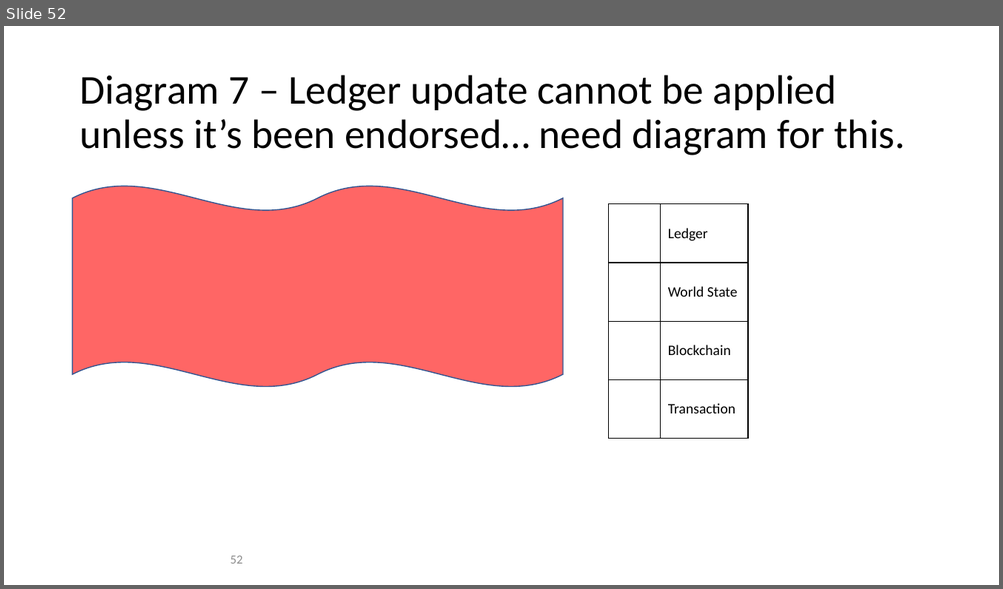
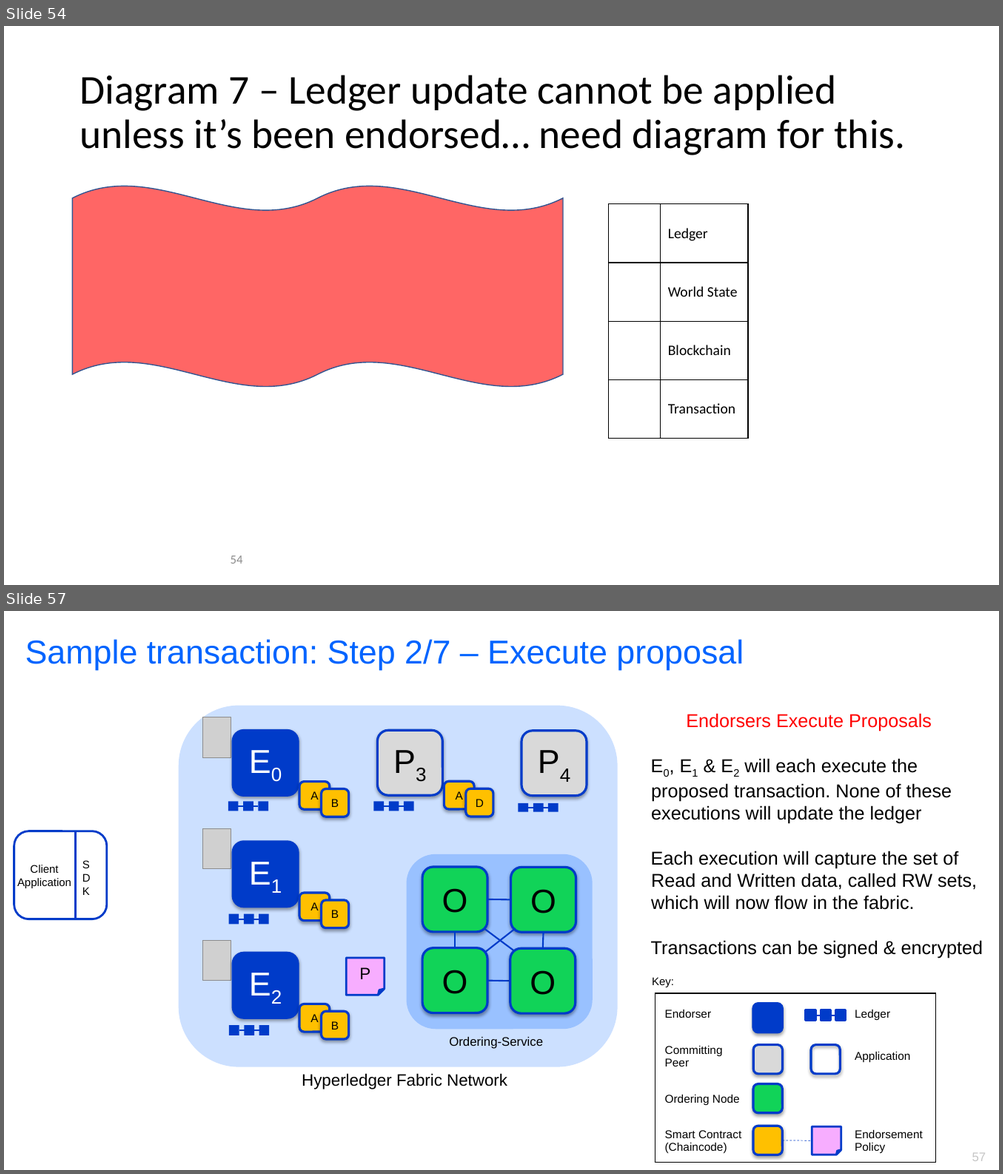
Before and after one commit to FabricTOC/FabricTOC, a slide deck: docs/OtherSourceMaterial/Diagrams.pptx. Shown one above the other, each under a label of ours: slide 52 before the commit, slides 54 and 57 after it; the slides between them are not shown. The pictures are 1003x589 and 1003x1174 pixels, drawn with LibreOffice and Linux fonts; fonts in the diff are those of the drawing; grey boxes stand for pictures; background and template pictures are left out. Boxes give left, top, right and bottom in pixels: in the first picture for what was removed or moved away, otherwise in the second. Text is boxed around its words. In the diff, an @@ line names an element or a change of style, - is before the commit and + after.

Commit message:
Peer updates

```diff
--- a/docs/OtherSourceMaterial/Diagrams.pptx
+++ b/docs/OtherSourceMaterial/Diagrams.pptx
@@ slide 57 added at <box>4,611,999,1170</box>, background #FFFFFF @@
@@ text added at <box>25,639,743,670</box>, 32 pt, text #0064FF @@
+Sample transaction: Step 2/7 – Execute proposal
@@ rounded rectangle added at <box>179,706,617,1068</box>, fill #CCE0FF @@
@@ picture added at <box>203,717,232,758</box> @@
@@ text added at <box>651,713,983,959</box>, 18 pt, text #000000 @@
+Endorsers Execute Proposals
+E0, E1 & E2 will each execute the proposed transaction. None of these executions will update the ledger
+Each execution will capture the set of Read and Written data, called RW sets, which will now flow in the fabric.
+Transactions can be signed & encrypted
@@ rounded rectangle added at <box>233,730,298,795</box>, fill #003BC9, outline #003BC9 2.25 pt, 32 pt, text #FFFFFF @@
+E0
@@ rounded rectangle added at <box>377,730,442,795</box>, fill #D9D9D9, outline #003BC9 2.25 pt, 32 pt, text #000000 @@
+P3
@@ rounded rectangle added at <box>522,731,586,796</box>, fill #D9D9D9, outline #003BC9 2.25 pt, 32 pt, text #000000 @@
+P4
@@ rounded rectangle added at <box>299,782,330,809</box>, fill #FFC000, outline #003BC9 2.25 pt, 11 pt, text #000000 @@
+A
@@ rounded rectangle added at <box>444,781,474,809</box>, fill #FFC000, outline #003BC9 2.25 pt, 11 pt, text #000000 @@
+A
@@ group added at <box>227,801,269,811</box>: 3 rectangles, 1 line @@
@@ rounded rectangle added at <box>321,789,349,817</box>, fill #FFC000, outline #003BC9 2.25 pt, 11 pt, text #000000 @@
+B
@@ group added at <box>373,801,415,811</box>: 3 rectangles, 1 line @@
@@ rounded rectangle added at <box>466,789,493,816</box>, fill #FFC000, outline #003BC9 2.25 pt, 11 pt, text #000000 @@
+D
@@ group added at <box>518,803,558,812</box>: 3 rectangles, 1 line @@
@@ picture added at <box>203,829,232,869</box> @@
@@ group added at <box>14,831,107,919</box>: 2 texts, 1 rounded rectangle, 1 line @@
+Client
+Application
+SDK
@@ rounded rectangle added at <box>233,842,298,906</box>, fill #003BC9, outline #003BC9 2.25 pt, 32 pt, text #FFFFFF @@
+E1
@@ rounded rectangle added at <box>299,893,330,920</box>, fill #FFC000, outline #003BC9 2.25 pt, 11 pt, text #000000 @@
+A
@@ group added at <box>228,914,269,925</box>: 3 rectangles, 1 line @@
@@ rounded rectangle added at <box>321,900,349,928</box>, fill #FFC000, outline #003BC9 2.25 pt, 11 pt, text #000000 @@
+B
@@ picture added at <box>203,941,232,981</box> @@
@@ rounded rectangle added at <box>233,954,298,1019</box>, fill #003BC9, outline #003BC9 2.25 pt, 32 pt, text #FFFFFF @@
+E2
@@ folded corner added at <box>347,958,384,995</box>, fill #F7ADFF, outline #003BC9 2 pt, 16 pt, text #000000 @@
+P
@@ group added at <box>406,854,592,1030</box>: 6 lines, 5 rounded rectangles @@
+O
+O
+O
+O
@@ text added at <box>652,977,674,988</box>, 10.7 pt, text #000000 @@
+Key:
@@ rounded rectangle added at <box>299,1004,330,1032</box>, fill #FFC000, outline #003BC9 2.25 pt, 11 pt, text #000000 @@
+A
@@ table added at <box>654,994,936,1162</box>, 4 rows, 4 columns @@
+Endorser |  |  | Ledger
+Committing Peer |  |  | Application
+Ordering Node |  |  | 
+Smart Contract / (Chaincode) |  |  | Endorsement Policy
@@ group added at <box>229,1026,270,1037</box>: 3 rectangles, 1 line @@
@@ rounded rectangle added at <box>321,1011,349,1039</box>, fill #FFC000, outline #003BC9 2.25 pt, 11 pt, text #000000 @@
+B
@@ group added at <box>753,1003,845,1156</box>: 5 rounded rectangles, 3 rectangles, 2 lines, 1 folded corner @@
@@ text added at <box>449,1037,543,1049</box>, 12 pt, text #000000 @@
+Ordering-Service
@@ text added at <box>301,1073,507,1090</box>, 16 pt, text #000000 @@
+Hyperledger Fabric Network
@@ page number added at <box>972,1153,986,1162</box>, 12 pt, text #C6C6C6 @@
+57
@@ what was slide 52 is now slide 54 @@
@@ page number at <box>230,556,243,564</box>: text changed @@
-52
+54
```
Also in this commit, not shown: 3 slides changed, 11 other slides added, 1 other file.
